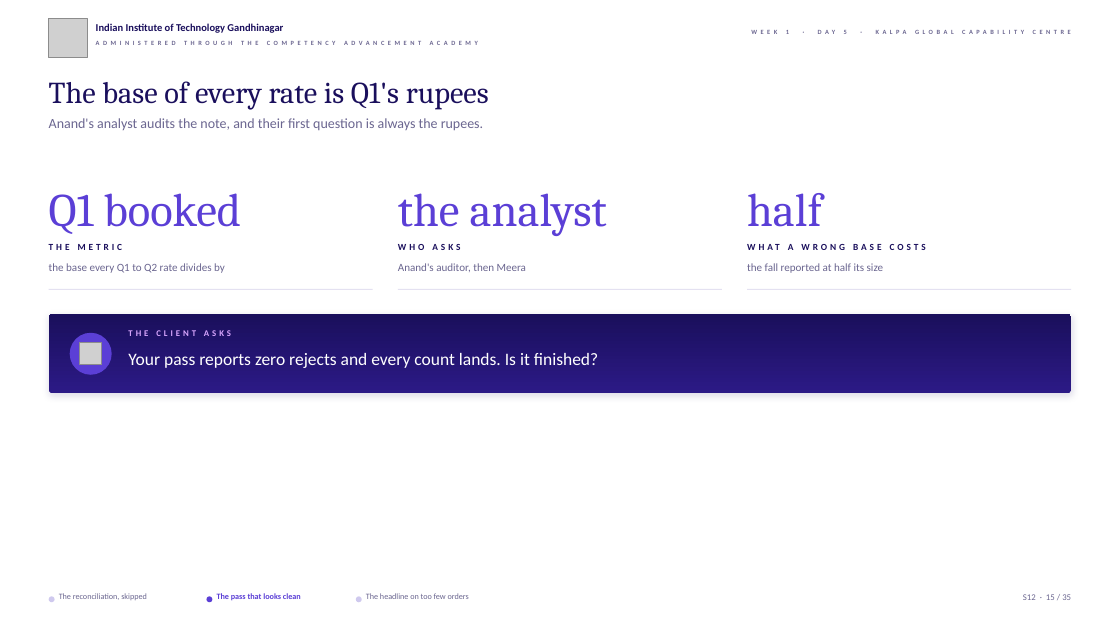
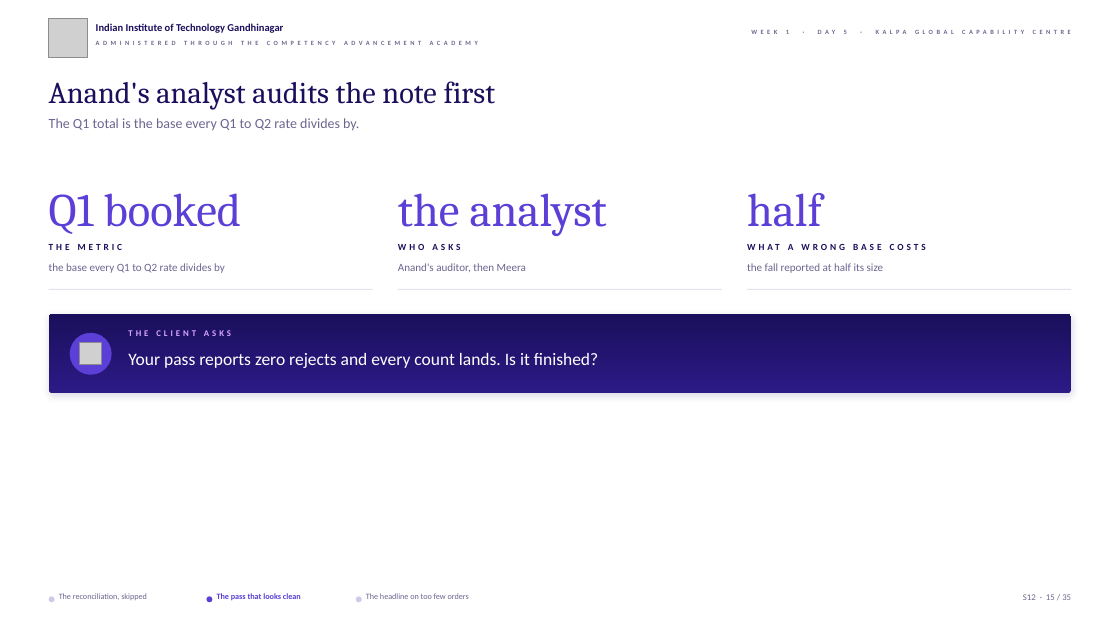
Before and after one commit to fde-academy-lab/c2-content-factory, a slide deck: slide 15 of content/W01/D5/slides/C2_W01_D05_debrief_STUDENT.pptx. Drawn at 1120x630 pixels with LibreOffice and Linux fonts; fonts in the diff are those of the drawing; grey boxes stand for pictures; background and template pictures are left out. Boxes give left, top, right and bottom in pixels: in the first picture for what was removed or moved away, otherwise in the second. Text is boxed around its words. In the diff, an @@ line names an element or a change of style, - is before the commit and + after.

```diff
--- a/content/W01/D5/slides/C2_W01_D05_debrief_STUDENT.pptx
+++ b/content/W01/D5/slides/C2_W01_D05_debrief_STUDENT.pptx
@@ text at (x1=49, y1=81, x2=496, y2=109): text changed @@
-The base of every rate is Q1's rupees
+Anand's analyst audits the note first
@@ text at (x1=49, y1=118, x2=359, y2=130): text changed @@
-Anand's analyst audits the note, and their first question is always the rupees.
+The Q1 total is the base every Q1 to Q2 rate divides by.
```
Also in this commit, not shown: 5 other slides changed, 14 other files.
